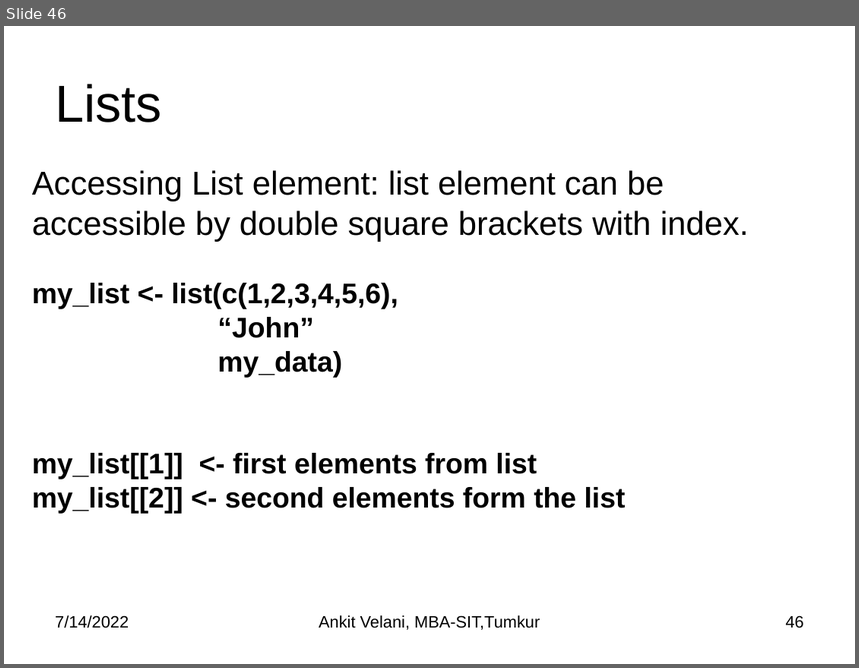
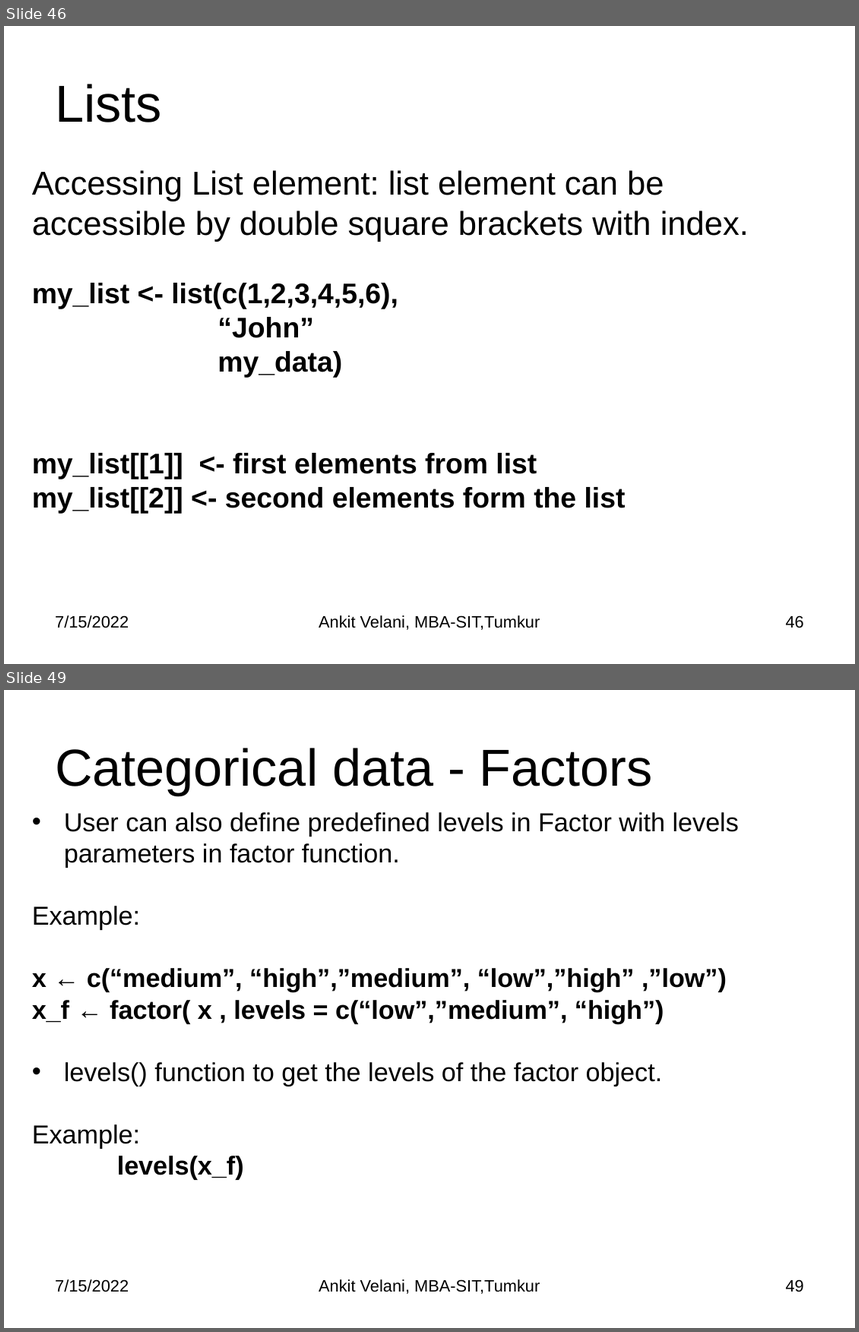
Before and after one commit to sitmbadept/sitmbadept.github.io, a slide deck: R/Unit-3/Unit-3 R Programming.pptx. Shown one above the other, each under a label of ours: slide 46 before the commit, slides 46 and 49 after it; the slides between them are not shown. The pictures are 859x668 and 859x1332 pixels, drawn with LibreOffice and Linux fonts; fonts in the diff are those of the drawing. Boxes give left, top, right and bottom in pixels: in the first picture for what was removed or moved away, otherwise in the second. Text is boxed around its words. In the diff, an @@ line names an element or a change of style, - is before the commit and + after.

```diff
--- a/R/Unit-3/Unit-3 R Programming.pptx
+++ b/R/Unit-3/Unit-3 R Programming.pptx
@@ slide 49 added at <box>4,690,855,1328</box>, background #FFFFFF @@
@@ title added at <box>55,748,653,796</box>, 44 pt, text #000000 @@
+Categorical data - Factors
@@ text added at <box>32,812,739,1179</box>, 22 pt, text #000000 @@
+• User can also define predefined levels in Factor with levels parameters in factor function.
+Example:
+x ← c(“medium”, “high”,”medium”, “low”,”high” ,”low”)
+x_f ← factor( x , levels = c(“low”,”medium”, “high”)
+• levels() function to get the levels of the factor object.
+Example:
+levels(x_f)
@@ text added at <box>55,1280,129,1293</box>, 14 pt, text #000000 @@
+7/15/2022
@@ text added at <box>319,1280,540,1294</box>, 14 pt, text #000000 @@
+Ankit Velani, MBA-SIT,Tumkur
@@ page number added at <box>786,1280,804,1293</box>, 14 pt, text #000000 @@
+49
@@ slide 46 changed as well @@
@@ text at <box>55,616,129,629</box>: text changed @@
-7/14/2022
+7/15/2022
```
Also in this commit, not shown: 44 other slides changed, 4 other slides added.
